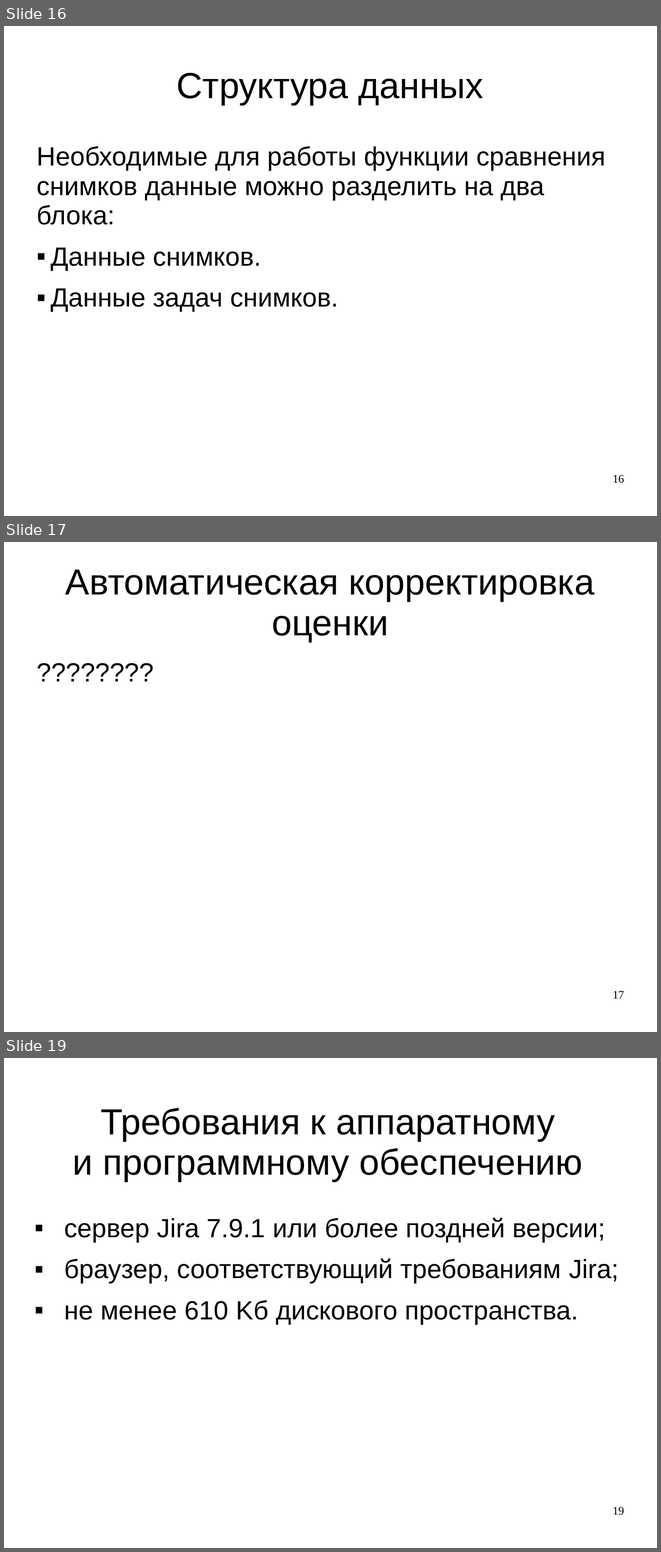
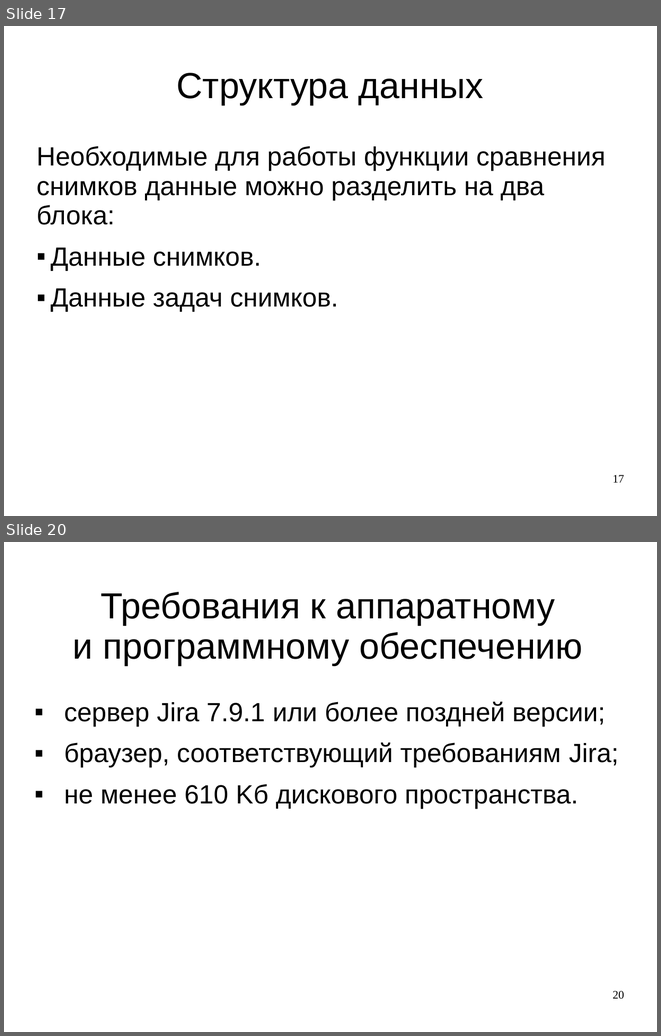
Before and after one commit to LilyTs/Diplom, a slide deck: Цаплина_(Дипломная).ppt. Shown one above the other, each under a label of ours: slides 16, 17 and 19 before the commit, slides 17 and 20 after it; the slides between them are not shown. The pictures are 661x1552 and 661x1036 pixels, drawn with LibreOffice and Linux fonts; fonts in the diff are those of the drawing. Boxes give left, top, right and bottom in pixels: in the first picture for what was removed or moved away, otherwise in the second. Text is boxed around its words. In the diff, an @@ line names an element or a change of style, - is before the commit and + after.

```diff
--- a/Цаплина_(Дипломная).ppt
+++ b/Цаплина_(Дипломная).ppt
@@ slide 17 removed at [4, 542, 657, 1032], background #FFFFFF @@
@@ title removed at [65, 570, 594, 642] @@
-Автоматическая корректировка оценки
@@ text removed at [36, 656, 625, 940] @@
-????????
@@ page number removed at [612, 990, 624, 998] @@
-17
@@ what was slide 16 is now slide 17 @@
@@ page number at [612, 474, 624, 482]: text changed @@
-16
+17
@@ what was slide 19 is now slide 20 @@
@@ page number at [612, 990, 624, 999]: text changed @@
-19
+20
```
Also in this commit, not shown: 9 slides changed, 19 slides added, 4 other slides removed, 3 other files.
